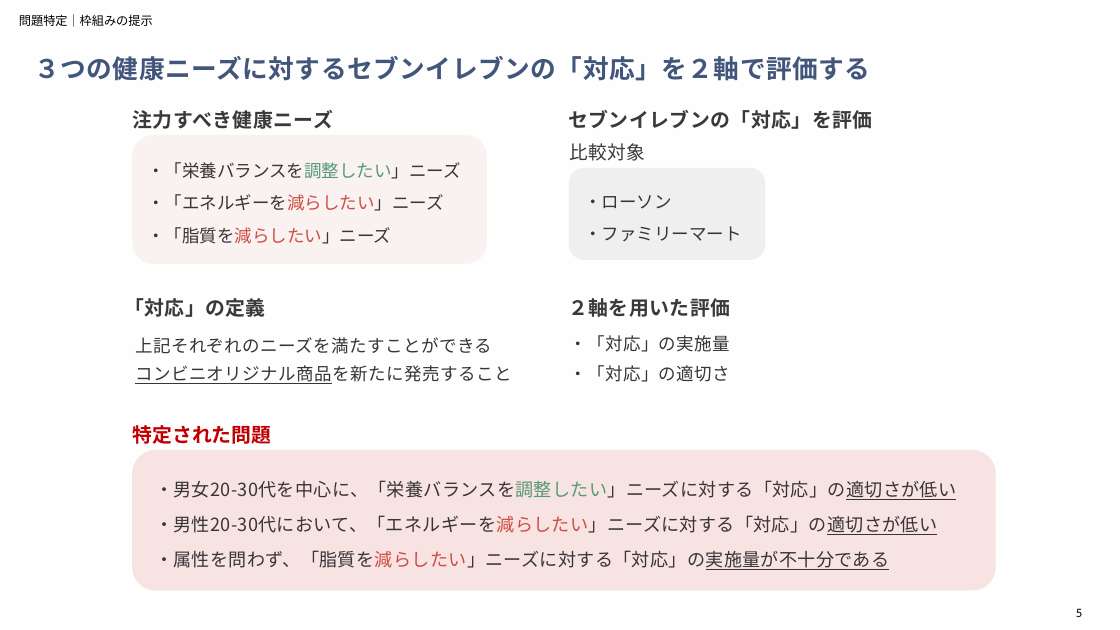
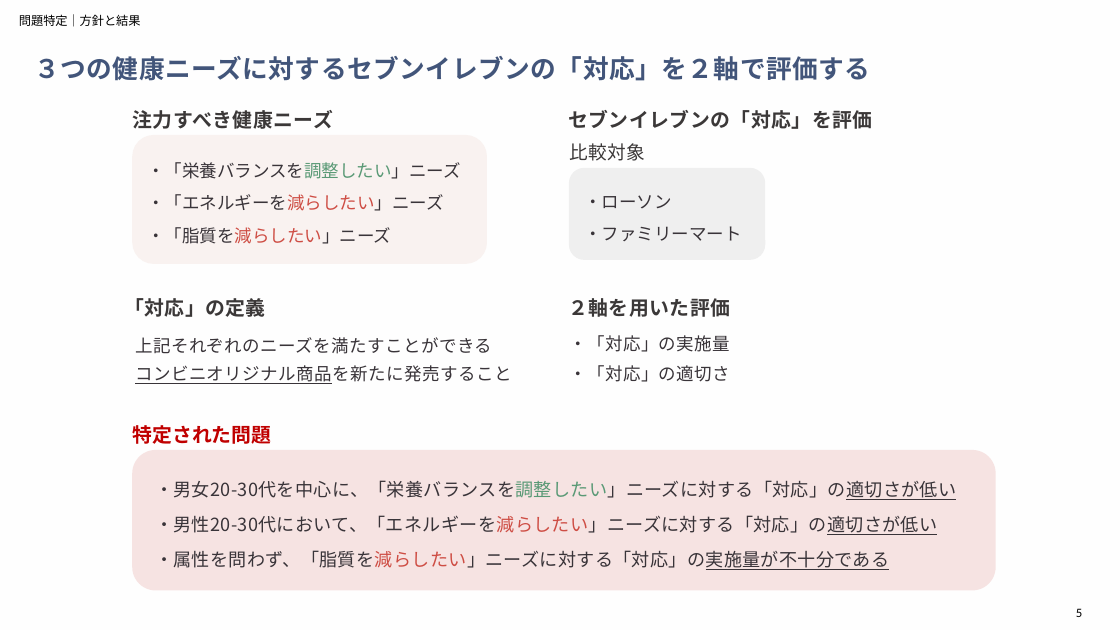
Before and after one commit to aoiseki0415/Accenture_CEO, a slide deck: slide 5 of 提出物一覧/アクセンチュア_最終報告（作成中）.pptx. Drawn at 1120x630 pixels with LibreOffice and Linux fonts; fonts in the diff are those of the drawing. Boxes give left, top, right and bottom in pixels: in the first picture for what was removed or moved away, otherwise in the second. Text is boxed around its words. In the diff, an @@ line names an element or a change of style, - is before the commit and + after.

```diff
--- a/提出物一覧/アクセンチュア_最終報告（作成中）.pptx
+++ b/提出物一覧/アクセンチュア_最終報告（作成中）.pptx
@@ text at box(19, 14, 141, 27): text changed @@
-問題特定｜枠組みの提示
+問題特定｜方針と結果
```
Also in this commit, not shown: 1 other slide changed.
